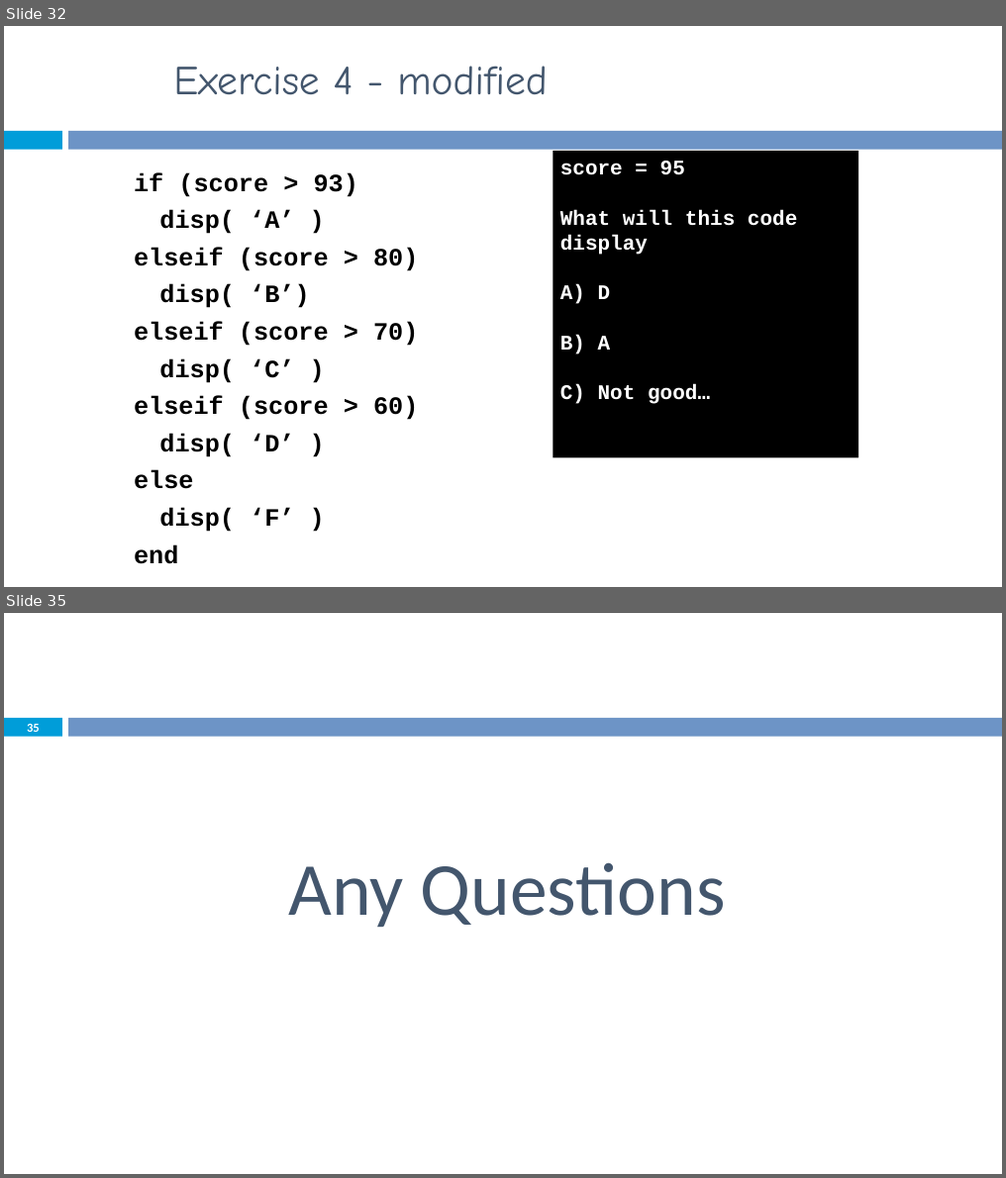
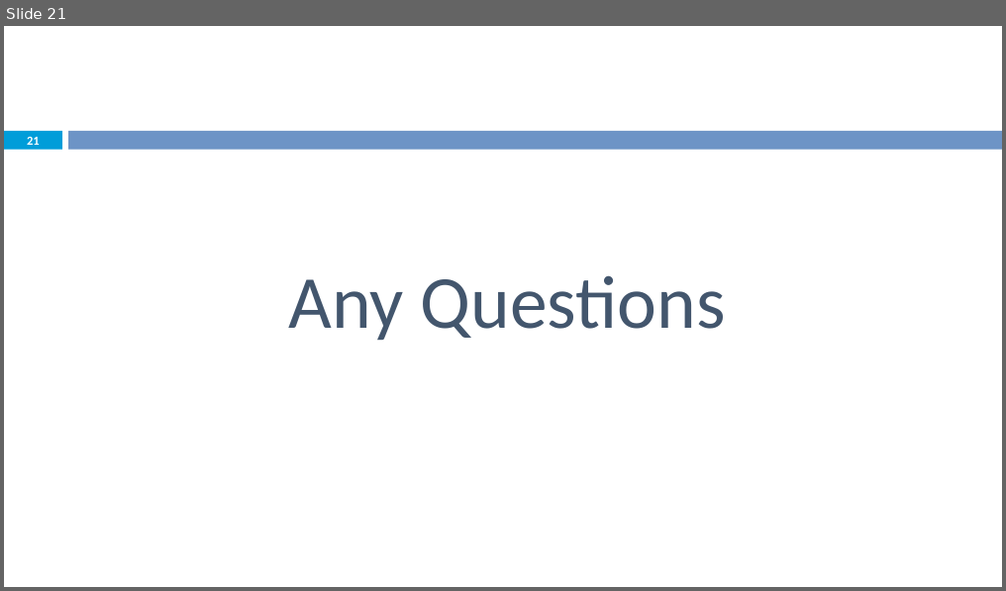
Before and after one commit to Emadalsuwat/emadalsuwat.github.io, a slide deck: scientificcomputing/lecture 11.pptx. Shown one above the other, each under a label of ours: slides 32 and 35 before the commit, slide 21 after it; the slides between them are not shown. The pictures are 1006x1178 and 1006x591 pixels, drawn with LibreOffice and Linux fonts; fonts in the diff are those of the drawing. Boxes give left, top, right and bottom in pixels: in the first picture for what was removed or moved away, otherwise in the second. Text is boxed around its words. In the diff, an @@ line names an element or a change of style, - is before the commit and + after.

```diff
--- a/scientificcomputing/lecture 11.pptx
+++ b/scientificcomputing/lecture 11.pptx
@@ slide 32 removed at (4,26,1002,587), background #FFFFFF; not listed: 2 template elements that a slide beside it also shows @@
@@ title removed at (173,66,548,95) @@
-Exercise 4 - modified
@@ text removed at (134,173,418,565) @@
-if (score > 93)
-disp( ‘A’ )
-elseif (score > 80)
-disp( ‘B’)
-elseif (score > 70)
-disp( ‘C’ )
-elseif (score > 60)
-disp( ‘D’ )
-else
-disp( ‘F’ )
-end
@@ rectangle removed at (552,151,858,459) @@
-score = 95
-What will this code display
-A) D
-B) A
-C) Not good…
@@ what was slide 35 is now slide 21 @@
@@ page number at (27,137,40,145): text changed @@
-35
+21
```
Also in this commit, not shown: 1 slide changed, 19 slides added, 32 other slides removed, 3 other files.
